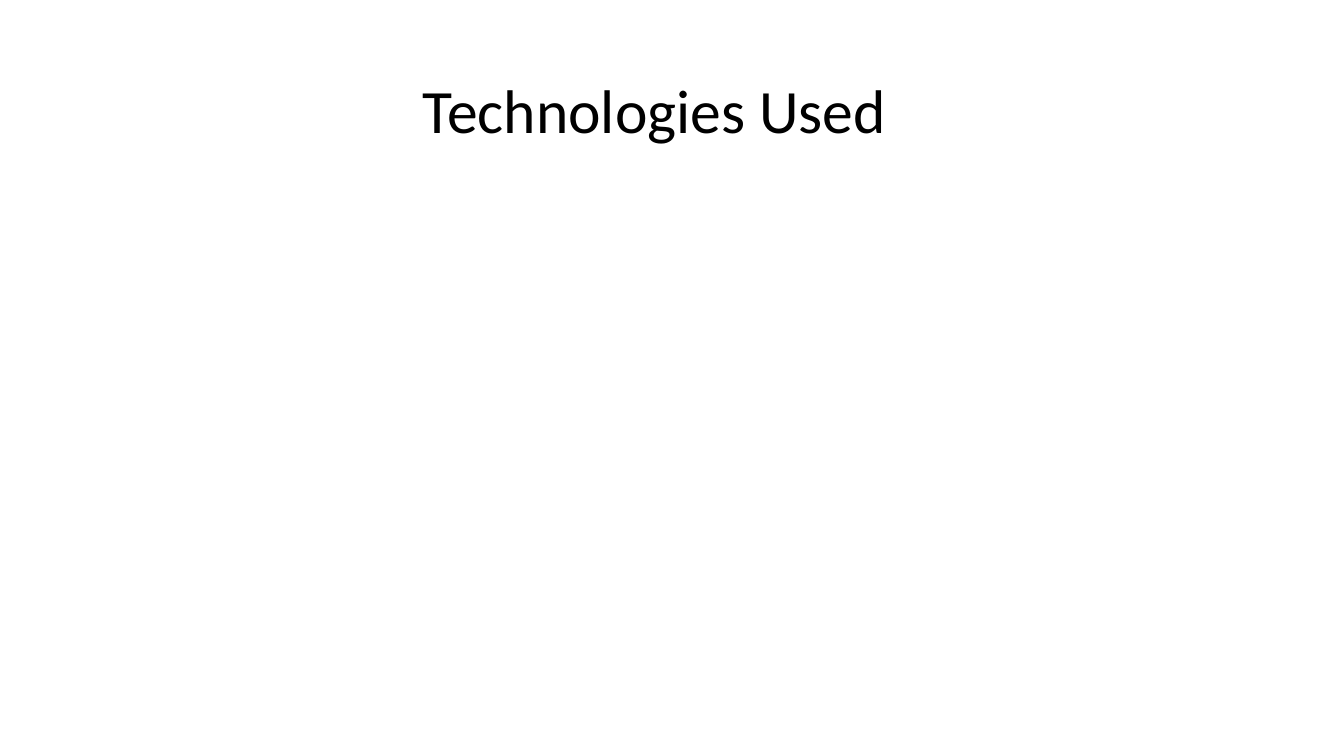
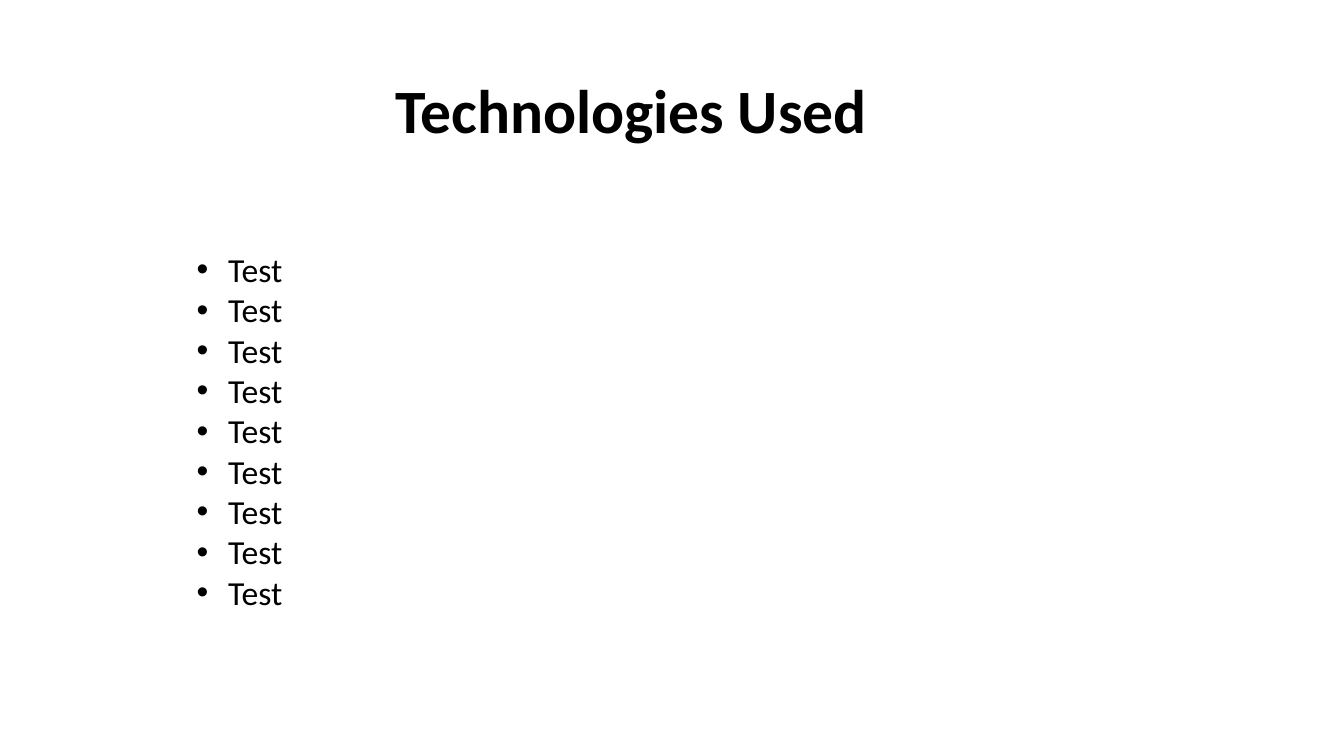
Before and after one commit to 220912-jwa/Abe_Elmoubarik_Project_0, a slide deck: slide 2 of Project 0 Presentation .pptx. Drawn at 1344x756 pixels with LibreOffice and Linux fonts; fonts in the diff are those of the drawing. Boxes give left, top, right and bottom in pixels: in the first picture for what was removed or moved away, otherwise in the second. Text is boxed around its words. In the diff, an @@ line names an element or a change of style, - is before the commit and + after.

```diff
--- a/Project 0 Presentation .pptx
+++ b/Project 0 Presentation .pptx
@@ title "Technologies Used" at (395, 89, 867, 144): bold on @@
@@ text added at (228, 260, 282, 606), 24 pt, text #000000 @@
+• Test
+• Test
+• Test
+• Test
+• Test
+• Test
+• Test
+• Test
+• Test
```
Also in this commit, not shown: 3 other files.
